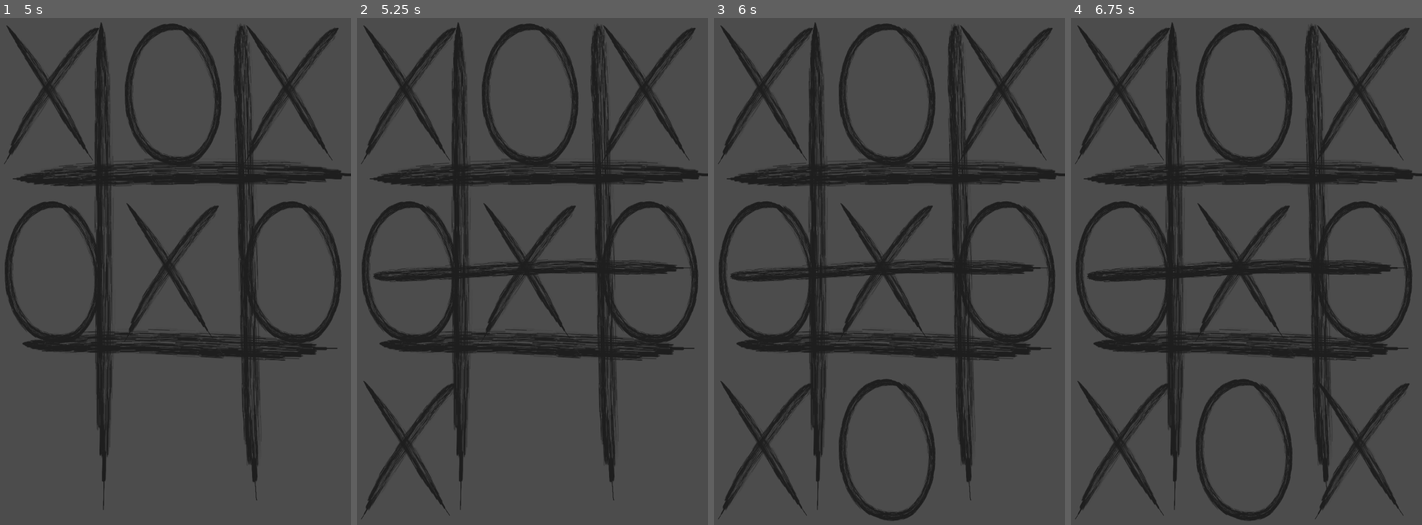
Above: before the commit, frames 1-4 (left to right).
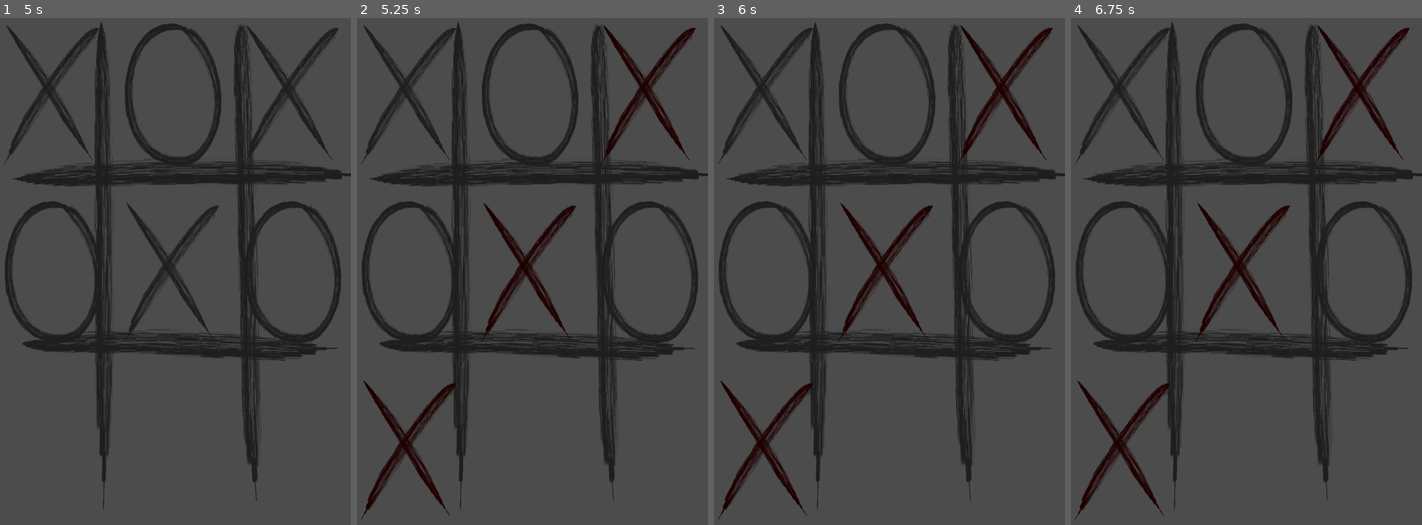
Above: after the commit, the same moments.

Repository: kuma-gee/dualist
Game: Godot game, scene res://scenes/Main.tscn
Two runs of this game, one before a commit and one after it. Both use one fixed random seed, a clock stepped at 60 frames per second and the inputs below.
Inputs (mouse positions are in pixels of both pictures, inside the frame that each line leads up to):
- Up to frame 1 (5 s): click (52, 94) at 0.5 s; click (171, 94) at 1.27 s; click (291, 94) at 2.02 s; click (52, 271) at 2.77 s; click (171, 271) at 3.52 s; click (291, 271) at 4.27 s
- Up to frame 2 (5.25 s): click (409, 448) at 5.02 s
- Up to frame 3 (6 s): click (885, 448) at 5.77 s
- Up to frame 4 (6.75 s): click (1362, 448) at 6.52 s

Frame 1 is identical in both runs. In frame 2, 3.6% of the frame differs, in the area x 1-97%, y 1-99%; in frame 3, 5.0%; in frame 4, 6.2%, in the area x 1-97%, y 1-100%.

Commit message:
feat: change color to indicate winning line

Diff:
--- a/games/tic-tac-toe/TicTacToe.gd
+++ b/games/tic-tac-toe/TicTacToe.gd
@@ -11,7 +11,6 @@
 
 export var player_x_texture: Texture
 export var player_o_texture: Texture
-export var winning_line_texture: Texture
 
 onready var grid := $GridContainer
 onready var grid_values := $GridValues
@@ -40,23 +39,19 @@
 
 	var line = grid_values.has_nth_in_line(COLUMNS)
 	if line.size() > 0:
-		var middle = line[1]
-		var grid_middle_item = _get_grid_item_by_index_vector(middle)
+		_disable_all_grid_items()
+		for item in line:
+			var grid_item = _get_grid_item_by_index_vector(item)
+			grid_item.modulate = Color.red
 
-		var tex = TextureRect.new()
-		tex.texture = winning_line_texture
-
-		var grid_item_size = grid_middle_item.rect_size
-		var grid_item_pos = grid_middle_item.rect_global_position
-		var texture_size = winning_line_texture.get_size()
-		tex.rect_global_position = grid_item_pos + (grid_item_size / 2) - (texture_size / 2)
-		# TODO: rotate line
-		add_child(tex)
-
-		print(line)
 
 	current_player = Player.O if current_player == Player.X else Player.X
 	grid_values.fill_value = current_player
+
+
+func _disable_all_grid_items():
+	for item in grid.get_children():
+		item.disabled = true
 
 
 func _get_player_texture() -> Texture:
--- a/games/tic-tac-toe/TicTacToe.tscn
+++ b/games/tic-tac-toe/TicTacToe.tscn
@@ -1,11 +1,10 @@
-[gd_scene load_steps=7 format=2]
+[gd_scene load_steps=6 format=2]
 
 [ext_resource path="res://games/tic-tac-toe/TicTacToe.gd" type="Script" id=1]
 [ext_resource path="res://games/tic-tac-toe/player-o.png" type="Texture" id=2]
 [ext_resource path="res://games/tic-tac-toe/player-x.png" type="Texture" id=3]
 [ext_resource path="res://games/tic-tac-toe/field.png" type="Texture" id=4]
 [ext_resource path="res://games/tic-tac-toe/GridValues.gd" type="Script" id=5]
-[ext_resource path="res://games/tic-tac-toe/line.png" type="Texture" id=6]
 
 [node name="TicTacToe" type="Control"]
 anchor_right = 1.0
@@ -16,7 +15,6 @@
 }
 player_x_texture = ExtResource( 3 )
 player_o_texture = ExtResource( 2 )
-winning_line_texture = ExtResource( 6 )
 
 [node name="TextureRect" type="TextureRect" parent="."]
 anchor_right = 1.0
Binary file removed: games/tic-tac-toe/line.png
